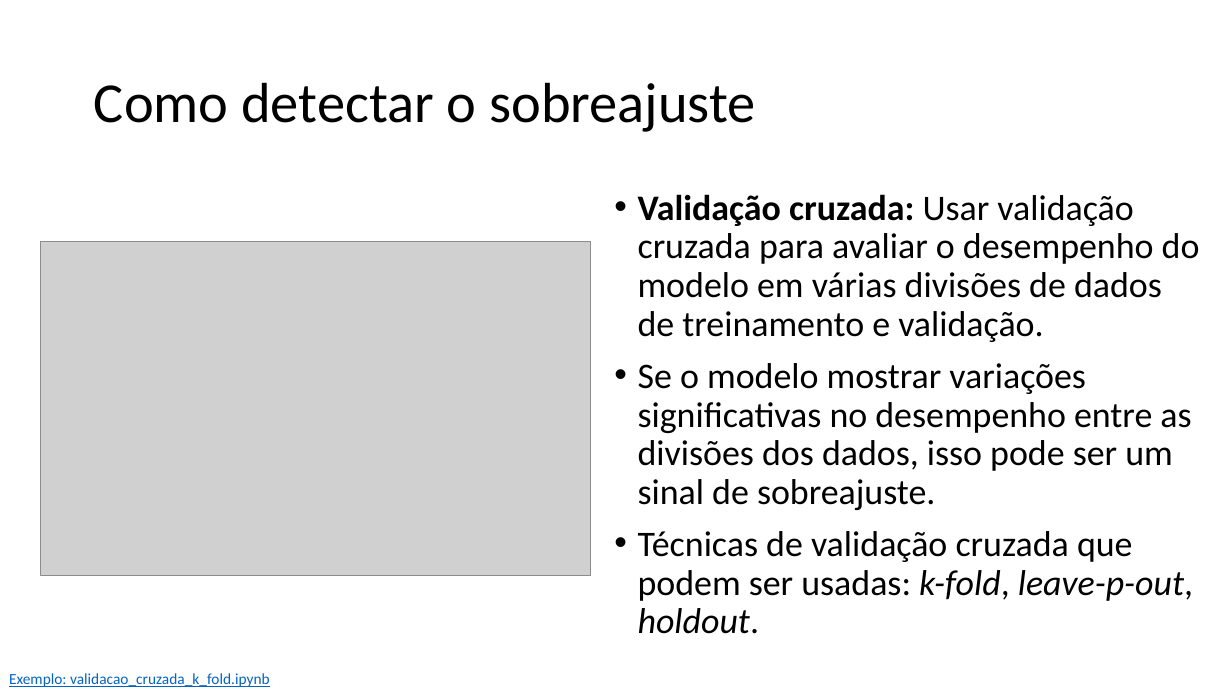
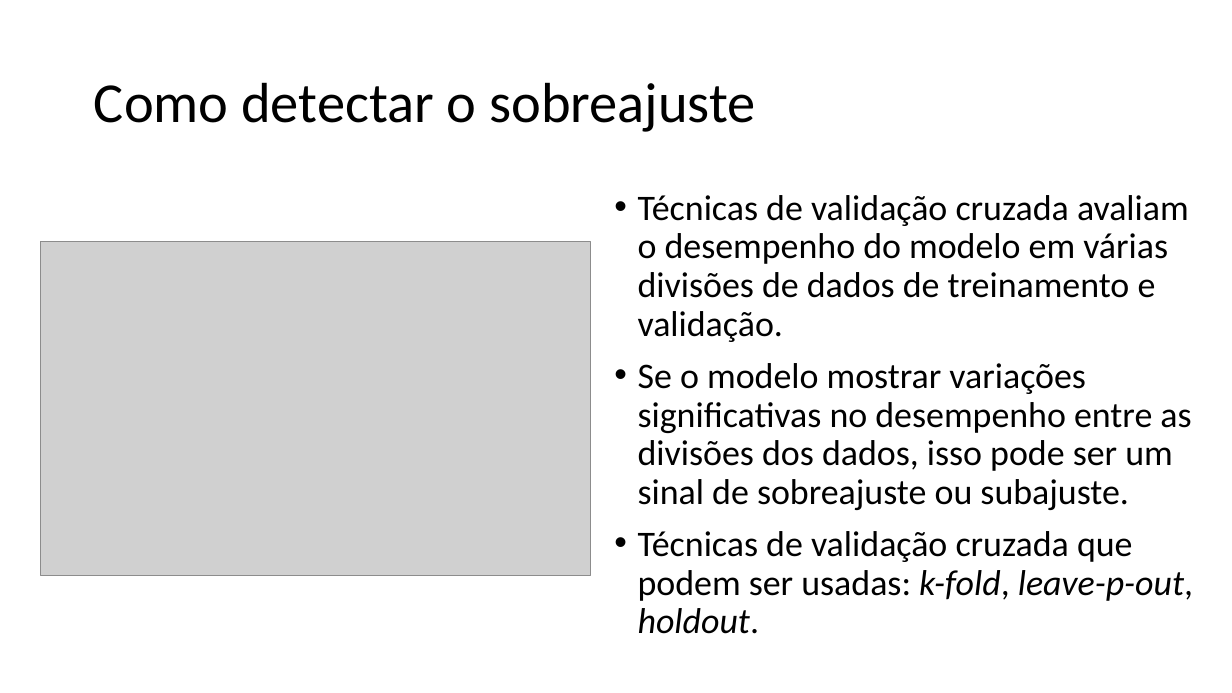
Before and after one commit to zz4fap/tp557-iot-ml, a slide deck: slide 8 of slides/TP557_13_Prevenindo_o_sobreajuste.pptx. Drawn at 1232x693 pixels with LibreOffice and Linux fonts; fonts in the diff are those of the drawing; grey boxes stand for pictures. Boxes give left, top, right and bottom in pixels: in the first picture for what was removed or moved away, otherwise in the second. Text is boxed around its words. In the diff, an @@ line names an element or a change of style, - is before the commit and + after.

```diff
--- a/slides/TP557_13_Prevenindo_o_sobreajuste.pptx
+++ b/slides/TP557_13_Prevenindo_o_sobreajuste.pptx
@@ text at box(638, 195, 1191, 510): text changed @@
-• Validação cruzada: Usar validação cruzada para avaliar o desempenho do modelo em várias divisões de dados de treinamento e validação.
-• Se o modelo mostrar variações significativas no desempenho entre as divisões dos dados, isso pode ser um sinal de sobreajuste.
+• Técnicas de validação cruzada avaliam o desempenho do modelo em várias divisões de dados de treinamento e validação.
+• Se o modelo mostrar variações significativas no desempenho entre as divisões dos dados, isso pode ser um sinal de sobreajuste ou subajuste.
@@ text removed at box(9, 673, 270, 687) @@
-Exemplo: validacao_cruzada_k_fold.ipynb
```
Also in this commit, not shown: 4 other slides changed, 9 slides added, 6 other files.
